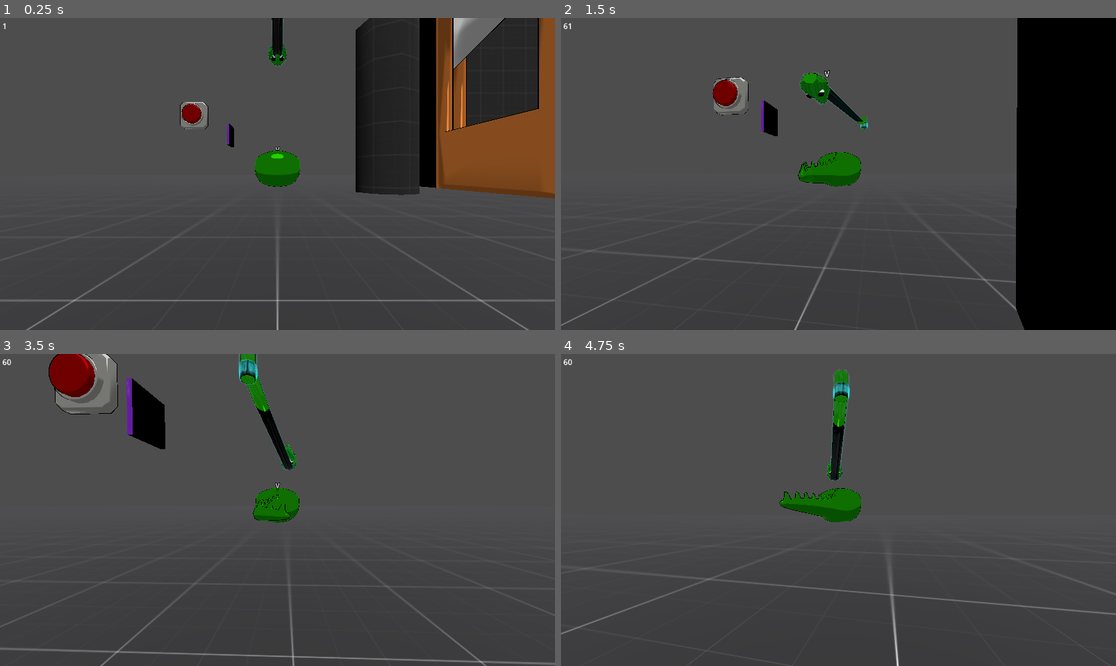
Above: before the commit, frames 1-4 (two rows, left to right).
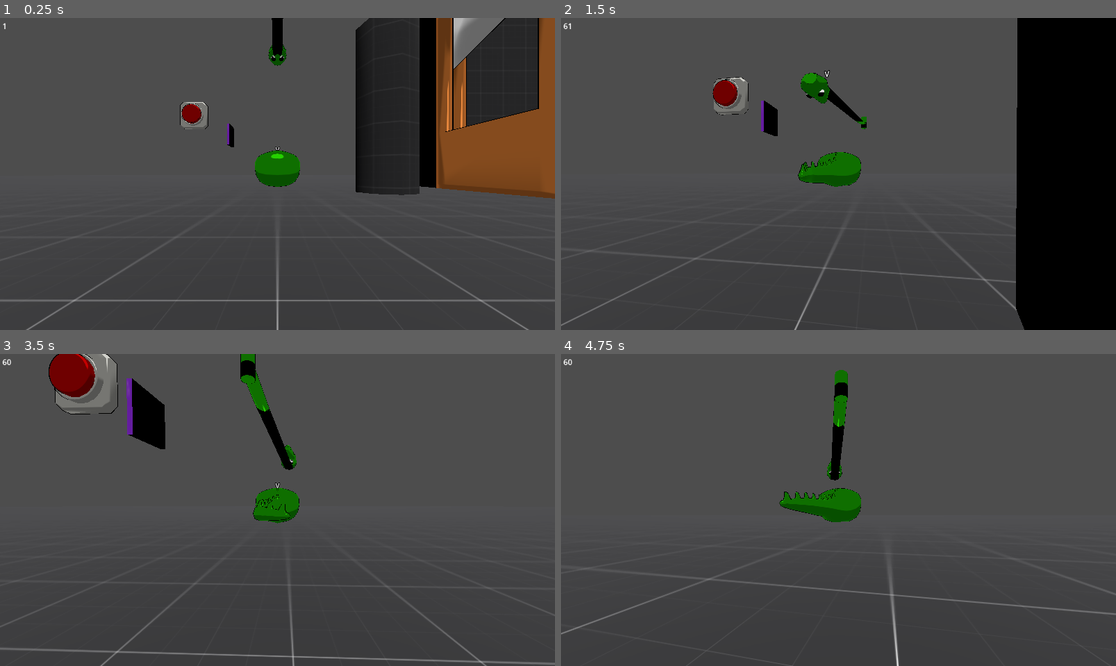
Above: after the commit, the same moments.

Repository: Norodix/Hydradynamic
Game: Godot game, scene res://Source/Environment/world.tscn
Same seed, same stepped clock (60 frames per second), same inputs: the game is played once before the commit and once after it.
Inputs (mouse positions are in pixels of both pictures, inside the frame that each line leads up to):
- Up to frame 1 (0.25 s): no input
- Up to frame 2 (1.5 s): tap Enter at 0.5 s; move the mouse to (866, 174) at 0.52 s; hold Ctrl (Sneak) 0.53-1.28 s; hold W (Forward) from 0.53 s (still down); move the mouse to (810, 174) at 1.27 s; tap Space (control_next) at 1.35 s
- Up to frame 3 (3.5 s): keep holding W (Forward); move the mouse to (288, 503) at 2.02 s; tap 0 at 2.1 s; move the mouse to (271, 516) at 2.77 s; tap 9 at 2.85 s
- Up to frame 4 (4.75 s): keep holding W (Forward); move the mouse to (877, 513) at 3.52 s; hold Ctrl (Sneak) 3.53-4.28 s; move the mouse to (794, 506) at 4.27 s; tap Space (control_next) at 4.35 s

The runs differ from the first frame. In frame 1, less than 0.1% of the frame differs, in the area x 48-52%, y 0-16%; in frame 2, less than 0.1%; in frame 3, 0.2%; in frame 4, 0.3%, in the area x 47-53%, y 5-41%.

Commit message:
Add Electricity

Diff:
--- /dev/null
+++ b/PowerSink.gd
@@ -0,0 +1,27 @@
+extends Area3D
+
+var timeout = 0.5
+var time_elapsed = 0
+@onready var plug : MeshInstance3D = $Electric_Socket/Plug
+
+func _process(delta):
+	var mat : Material = plug.get_active_material(0)
+	var electricity_pass = mat.next_pass.next_pass
+	#print("Setting: ", power)
+	electricity_pass.set_shader_parameter("Shock_Bool", is_powered())
+	if is_powered():
+		pass
+	else:
+		pass
+
+
+func _physics_process(delta):
+	time_elapsed += delta
+
+
+func power():
+	time_elapsed = 0
+
+
+func is_powered():
+	return time_elapsed < timeout
--- a/Source/Characters/hydra.gd
+++ b/Source/Characters/hydra.gd
@@ -185,6 +185,30 @@
 	else:
 		$AnimationTree["parameters/playback"].travel("Hydra_Idle")
 
+	# Electricity connections
+	# Assume body unpowered
+	var body_powered = false
+	# For each head detect if connects to power source -> power head and body
+	for head in controllable_list:
+		if head == self:
+			continue
+		var h : HydraHead = head
+		if h.has_power_source():
+			h.power(true)
+			body_powered = true
+		else:
+			h.power(false)
+	# If body powered:
+	#     For each head detect if connects to power sink -> power head and sink
+	if body_powered:
+		for head in controllable_list:
+			if head == self:
+				continue
+			var h : HydraHead = head
+			var conducting = h.power_sinks()
+			if conducting:
+				h.power()
+
 
 # Return input direction, where to drag body
 func control_head(head : RigidBody3D):
--- a/Source/Characters/hydra_head.gd
+++ b/Source/Characters/hydra_head.gd
@@ -40,9 +40,9 @@
 #		#$Neck_Target.scale
 #		pass
 
-	var seed : int = round((Engine.get_physics_frames() / 50))
-	var testpower = bool(rand_from_seed(seed)[0] % 2)
-	power(testpower)
+#	var seed : int = round((Engine.get_physics_frames() / 50)) + get_instance_id()
+#	var testpower = bool(rand_from_seed(seed)[0] % 2)
+#	power(testpower)
 
 
 func get_bone_children_recursive(skeleton : Skeleton3D, root_index : int):
@@ -68,9 +68,24 @@
 	self.rest_position.y = randf_range(-dist, dist)
 	self.rest_position.z = randf_range(-dist, dist)
 
+
+func has_power_source() -> bool:
+	return $SourceDetector.has_overlapping_areas()
+
+
 func power(power : bool = true):
 	var mat : Material = $Head_Armature/Skeleton3D/Head.get_surface_override_material(0)
 	var electricity_pass = mat.next_pass.next_pass
-	print("Setting: ", power)
+	#print("Setting: ", power)
 	electricity_pass.set_shader_parameter("Shock_Bool", power)
-	print("Getting: ", electricity_pass.get_shader_parameter("Shock_Bool"))
+	#print("Getting: ", electricity_pass.get_shader_parameter("Shock_Bool"))
+
+
+func power_sinks() -> bool:
+	var sinks : Array[Area3D] = $SinkDetector.get_overlapping_areas()
+	if sinks.is_empty():
+		return false
+
+	for sink in sinks:
+		sink.power()
+	return true
--- a/Source/Characters/hydra_head.tscn
+++ b/Source/Characters/hydra_head.tscn
@@ -89,10 +89,13 @@
 blend_shape_mode = 0
 
 [sub_resource type="ShaderMaterial" id="ShaderMaterial_ebu05"]
+resource_local_to_scene = true
 render_priority = 0
 shader = ExtResource("3_vlwb5")
+shader_parameter/Shock_Bool = false
 
 [sub_resource type="StandardMaterial3D" id="StandardMaterial3D_2olw7"]
+resource_local_to_scene = true
 next_pass = SubResource("ShaderMaterial_ebu05")
 cull_mode = 1
 diffuse_mode = 3
@@ -102,6 +105,7 @@
 grow_amount = 0.02
 
 [sub_resource type="StandardMaterial3D" id="StandardMaterial3D_318g4"]
+resource_local_to_scene = true
 next_pass = SubResource("StandardMaterial3D_2olw7")
 diffuse_mode = 3
 specular_mode = 1
@@ -222,3 +226,17 @@
 
 [node name="IKFixerUpper" type="Node3D" parent="."]
 script = ExtResource("4_04ek3")
+
+[node name="SourceDetector" type="Area3D" parent="."]
+collision_layer = 0
+collision_mask = 64
+
+[node name="CollisionShape3D" type="CollisionShape3D" parent="SourceDetector"]
+shape = SubResource("SphereShape3D_kpix3")
+
+[node name="SinkDetector" type="Area3D" parent="."]
+collision_layer = 0
+collision_mask = 128
+
+[node name="CollisionShape3D" type="CollisionShape3D" parent="SinkDetector"]
+shape = SubResource("SphereShape3D_kpix3")
--- a/Source/Props/Electric_Socket.tscn
+++ b/Source/Props/Electric_Socket.tscn
@@ -29,10 +29,13 @@
 grow_amount = 0.1
 
 [sub_resource type="ShaderMaterial" id="ShaderMaterial_iy856"]
+resource_local_to_scene = true
 render_priority = 0
 shader = ExtResource("2_eexeh")
+shader_parameter/Shock_Bool = false
 
 [sub_resource type="StandardMaterial3D" id="StandardMaterial3D_ng21w"]
+resource_local_to_scene = true
 next_pass = SubResource("ShaderMaterial_iy856")
 cull_mode = 1
 diffuse_mode = 3
@@ -42,6 +45,7 @@
 grow_amount = 0.02
 
 [sub_resource type="StandardMaterial3D" id="StandardMaterial3D_rrluq"]
+resource_local_to_scene = true
 next_pass = SubResource("StandardMaterial3D_ng21w")
 diffuse_mode = 3
 specular_mode = 1
--- /dev/null
+++ b/Source/Props/power_sink.tscn
@@ -0,0 +1,59 @@
+[gd_scene load_steps=8 format=3 uid="uid://dle3gysxs808w"]
+
+[ext_resource type="Script" path="res://PowerSink.gd" id="1_ircct"]
+[ext_resource type="PackedScene" uid="uid://cghka68co1hm0" path="res://Source/Props/Electric_Socket.tscn" id="2_sjxb1"]
+[ext_resource type="Shader" uid="uid://be7m37jfglgou" path="res://Source/Materials/Shock_Shader.tres" id="3_dfbw1"]
+
+[sub_resource type="ShaderMaterial" id="ShaderMaterial_7l2ap"]
+resource_local_to_scene = true
+render_priority = 0
+shader = ExtResource("3_dfbw1")
+shader_parameter/Shock_Bool = false
+
+[sub_resource type="StandardMaterial3D" id="StandardMaterial3D_qk2hn"]
+resource_local_to_scene = true
+next_pass = SubResource("ShaderMaterial_7l2ap")
+cull_mode = 1
+diffuse_mode = 3
+specular_mode = 2
+albedo_color = Color(0, 0, 0, 1)
+grow = true
+grow_amount = 0.02
+
+[sub_resource type="StandardMaterial3D" id="StandardMaterial3D_g1jeb"]
+resource_local_to_scene = true
+next_pass = SubResource("StandardMaterial3D_qk2hn")
+diffuse_mode = 3
+specular_mode = 1
+albedo_color = Color(0.588235, 0.588235, 0.588235, 1)
+metallic = 0.1
+metallic_specular = 1.0
+roughness = 0.1
+rim_enabled = true
+rim = 0.3
+anisotropy = 0.02
+ao_light_affect = 0.11
+heightmap_scale = -6.956
+backlight_enabled = true
+backlight = Color(0.490196, 0.490196, 0.490196, 1)
+grow_amount = 0.1
+
+[sub_resource type="CylinderShape3D" id="CylinderShape3D_d6u3s"]
+height = 0.773837
+radius = 0.557932
+
+[node name="PowerSink" type="Area3D"]
+collision_layer = 128
+collision_mask = 0
+script = ExtResource("1_ircct")
+
+[node name="Electric_Socket" parent="." instance=ExtResource("2_sjxb1")]
+
+[node name="Plug" parent="Electric_Socket" index="1"]
+surface_material_override/0 = SubResource("StandardMaterial3D_g1jeb")
+
+[node name="CollisionShape3D" type="CollisionShape3D" parent="."]
+transform = Transform3D(1, 0, 0, 0, -4.37114e-08, -1, 0, 1, -4.37114e-08, 0, 0, 0.294999)
+shape = SubResource("CylinderShape3D_d6u3s")
+
+[editable path="Electric_Socket"]
--- /dev/null
+++ b/Source/Props/power_source.tscn
@@ -0,0 +1,57 @@
+[gd_scene load_steps=7 format=3 uid="uid://barqulglrp6ve"]
+
+[ext_resource type="Shader" uid="uid://be7m37jfglgou" path="res://Source/Materials/Shock_Shader.tres" id="2_f6fus"]
+[ext_resource type="PackedScene" uid="uid://cghka68co1hm0" path="res://Source/Props/Electric_Socket.tscn" id="2_u8j4t"]
+
+[sub_resource type="ShaderMaterial" id="ShaderMaterial_xftau"]
+resource_local_to_scene = true
+render_priority = 0
+shader = ExtResource("2_f6fus")
+shader_parameter/Shock_Bool = true
+
+[sub_resource type="StandardMaterial3D" id="StandardMaterial3D_8htco"]
+resource_local_to_scene = true
+next_pass = SubResource("ShaderMaterial_xftau")
+cull_mode = 1
+diffuse_mode = 3
+specular_mode = 2
+albedo_color = Color(0, 0, 0, 1)
+grow = true
+grow_amount = 0.02
+
+[sub_resource type="StandardMaterial3D" id="StandardMaterial3D_lcnfg"]
+resource_local_to_scene = true
+next_pass = SubResource("StandardMaterial3D_8htco")
+diffuse_mode = 3
+specular_mode = 1
+albedo_color = Color(0.588235, 0.588235, 0.588235, 1)
+metallic = 0.1
+metallic_specular = 1.0
+roughness = 0.1
+rim_enabled = true
+rim = 0.3
+anisotropy = 0.02
+ao_light_affect = 0.11
+heightmap_scale = -6.956
+backlight_enabled = true
+backlight = Color(0.490196, 0.490196, 0.490196, 1)
+grow_amount = 0.1
+
+[sub_resource type="CylinderShape3D" id="CylinderShape3D_d6u3s"]
+height = 0.773837
+radius = 0.557932
+
+[node name="PowerSource" type="Area3D"]
+collision_layer = 64
+collision_mask = 0
+
+[node name="Electric_Socket" parent="." instance=ExtResource("2_u8j4t")]
+
+[node name="Plug" parent="Electric_Socket" index="1"]
+surface_material_override/0 = SubResource("StandardMaterial3D_lcnfg")
+
+[node name="CollisionShape3D" type="CollisionShape3D" parent="."]
+transform = Transform3D(1, 0, 0, 0, -4.37114e-08, -1, 0, 1, -4.37114e-08, 0, 0, 0.294999)
+shape = SubResource("CylinderShape3D_d6u3s")
+
+[editable path="Electric_Socket"]
--- a/Source/globals.gd
+++ b/Source/globals.gd
@@ -10,4 +10,6 @@
 	button = 3,
 	cut = 4,
 	remove = 5,
+	power_source = 6,
+	power_sink = 7,
 }
--- a/project.godot
+++ b/project.godot
@@ -108,3 +108,5 @@
 3d_physics/layer_4="Button"
 3d_physics/layer_5="Cut"
 3d_physics/layer_6="Remove"
+3d_physics/layer_7="Power_source"
+3d_physics/layer_8="Power_sink"
Not shown: 1 places in Source/Characters/hydra_head.tscn that only renumber resources
Not shown: 1 places in Source/Props/Electric_Socket.tscn that only renumber resources
